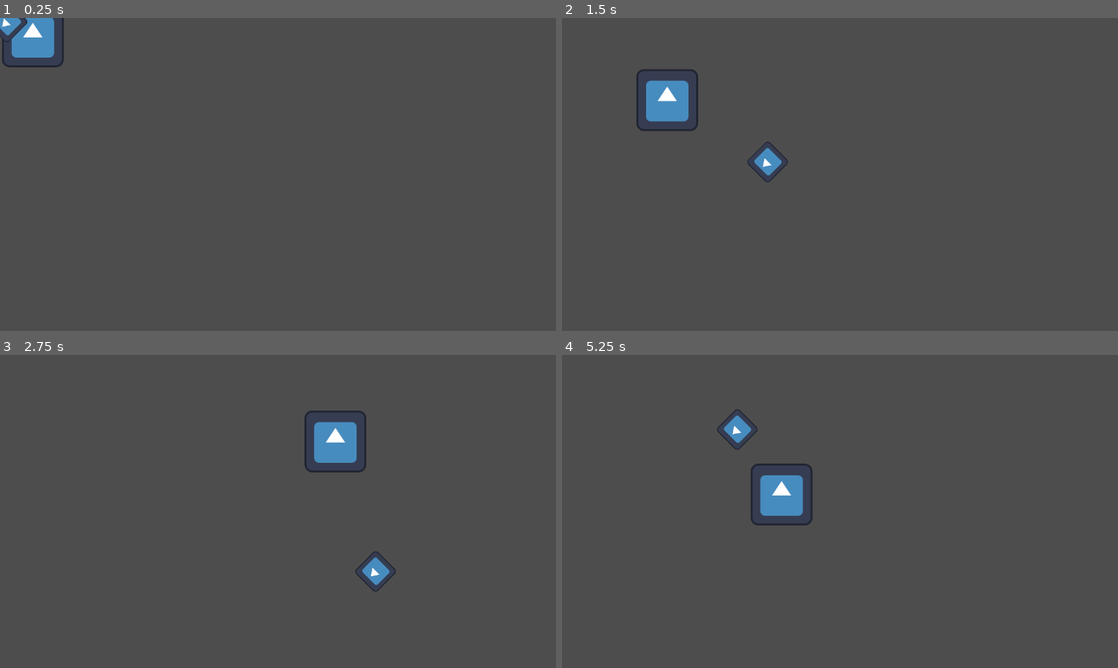
Above: before the commit, frames 1-4 (two rows, left to right).
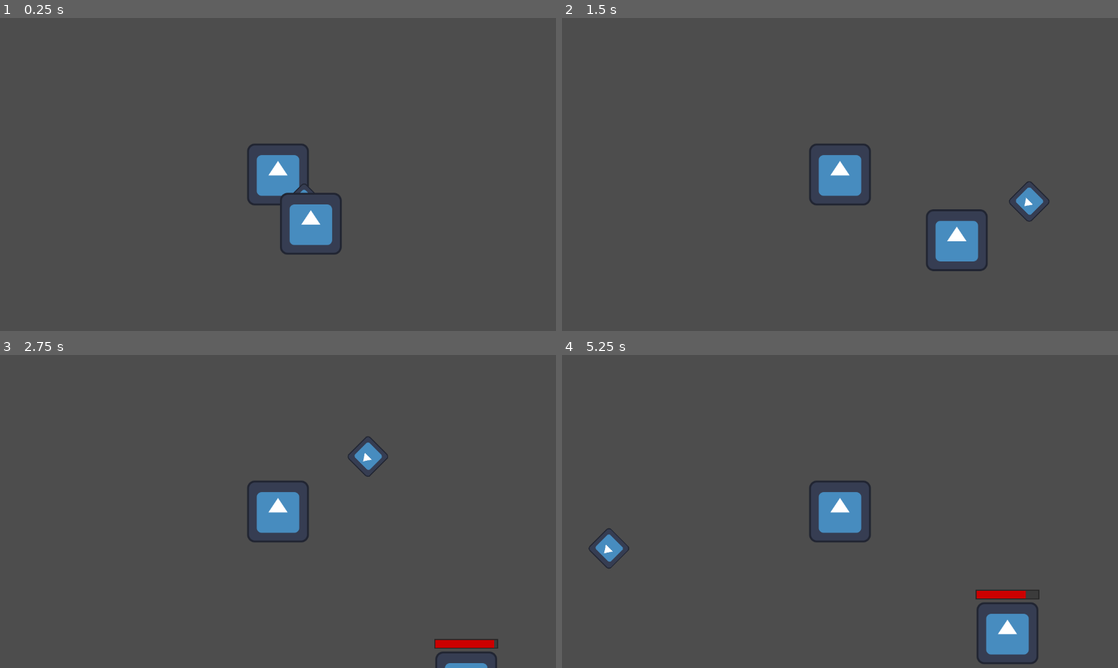
Above: after the commit, the same moments.

Repository: sayf63/Judgement_Engine
Game: Godot game, scene res://Entities/Player/Player.tscn
The game is run twice, just before and just after one commit, with the same random seed, the same clock (stepped at 60 frames per second) and the same inputs. The project has no main scene, so this scene is started directly. The engine's default icon, where the game draws it, is replaced by a stand-in: a white triangle on a blue panel in a dark square.
Inputs (mouse positions are in pixels of both pictures, inside the frame that each line leads up to):
- Up to frame 1 (0.25 s): no input
- Up to frame 2 (1.5 s): move the mouse to (962, 158) at 0.52 s; hold D (right) 0.53-1.28 s; hold A (anchor) 0.53-1.28 s; move the mouse to (728, 190) at 1.27 s; hold S (down) from 1.28 s (still down); tap Space (dash) at 1.35 s
- Up to frame 3 (2.75 s): move the mouse to (333, 442) at 2.02 s; release S (down) at 2.03 s; press the mouse at (333, 442) at 2.03 s; hold D (right) from 2.03 s (still down)
- Up to frame 4 (5.25 s): move the mouse to (812, 574) at 2.77 s; release D (right) at 2.78 s; release the mouse at (812, 574) at 2.78 s; hold W (up) 2.78-3.53 s; tap A (anchor) at 2.85 s; move the mouse to (1006, 558) at 3.52 s; hold S (down) from 3.53 s (still down); tap Space (dash) at 3.6 s; move the mouse to (673, 464) at 4.27 s; click (673, 464) at 4.35 s; move the mouse to (867, 511) at 5.02 s; hold A (anchor) from 5.03 s (still down)

The runs differ from the first frame. In frame 1, 3.7% of the frame differs, in the area x 0-62%, y 0-76%; in frame 2, 4.5%; in frame 3, 3.7%; in frame 4, 4.7%, in the area x 4-86%, y 17-99%.

Commit message:
added the basic AudioManager and updated the Enemy `take_damage()` to play a basic hit sfx :)

Diff:
--- a/judgement-engine/Entities/Enemies/BaseEnemy/enemy.gd
+++ b/judgement-engine/Entities/Enemies/BaseEnemy/enemy.gd
@@ -23,10 +23,11 @@
 	print(damage)
 	# Keeps enemy health between 0 and max_health
 	health = clamp(health, 0, max_health)
+	AudioManager.play("res://Assets/Audio/hitHurt.wav")
 	damaged.emit()
 
 # Internal
-func _physics_process(delta):
+func _physics_process(_delta):
 	if health <= 0:
 		die()
 
--- a/judgement-engine/Entities/Player/Player.tscn
+++ b/judgement-engine/Entities/Player/Player.tscn
@@ -7,6 +7,7 @@
 [ext_resource type="Script" uid="uid://b1jw371l2c5tt" path="res://Entities/Player/PlayerStateMachine/PlayerStates/player_idle.gd" id="5_hj1c0"]
 [ext_resource type="Script" uid="uid://llbfhas6et5t" path="res://Entities/Player/PlayerStateMachine/PlayerStates/player_moving.gd" id="6_x44r4"]
 [ext_resource type="Script" uid="uid://ghiu6bajqh63" path="res://Entities/Player/PlayerStateMachine/PlayerStates/player_dashing.gd" id="7_761t5"]
+[ext_resource type="PackedScene" uid="uid://cuws01826bgf7" path="res://Entities/Enemies/BaseEnemy/BaseEnemy.tscn" id="8_x44r4"]
 
 [sub_resource type="CapsuleShape2D" id="CapsuleShape2D_hj1c0"]
 radius = 16.0
@@ -47,3 +48,8 @@
 
 [node name="Moving" type="Node" parent="StateMachine" unique_id=2045006530]
 script = ExtResource("6_x44r4")
+
+[node name="base_enemy" parent="." unique_id=1742152106 instance=ExtResource("8_x44r4")]
+top_level = true
+
+[node name="Camera2D" type="Camera2D" parent="." unique_id=339764742]
--- a/judgement-engine/Entities/Player/Weapon/WeaponStateMachine/WeaponStates/weapon_swinging.gd
+++ b/judgement-engine/Entities/Player/Weapon/WeaponStateMachine/WeaponStates/weapon_swinging.gd
@@ -8,7 +8,7 @@
 	#entity.velocity = Vector2.ZERO
 	entity.reset_cooldown("Swinging")
 
-func do_physics_process(delta):
+func do_physics_process(_delta):
 	if (entity.position-target_position).length() < 100:
 		set_state("Moving")
 
--- a/judgement-engine/Entities/Player/player.gd
+++ b/judgement-engine/Entities/Player/player.gd
@@ -38,8 +38,8 @@
 
 		current_health = value
 
-@onready var Weapon = $PlayerWeapon
-@onready var States = $StateMachine
+@onready var weapon = $PlayerWeapon
+@onready var states = $StateMachine
 
 var cooldowns: Dictionary = {
 	"Dashing": DASH_COOLDOWN
--- /dev/null
+++ b/judgement-engine/Systems/AudioManager/audio_manager.gd
@@ -0,0 +1,33 @@
+extends Node
+
+var num_players = 8
+var bus = "master"
+
+var available = []  # The available players.
+var queue = []  # The queue of sounds to play.
+
+func _ready():
+	# Create the pool of AudioStreamPlayer nodes.
+	for i in num_players:
+		var player = AudioStreamPlayer.new()
+		add_child(player)
+		available.append(player)
+		player.finished.connect(_on_stream_finished.bind(player))
+		player.bus = bus
+
+
+func _on_stream_finished(stream):
+	# When finished playing a stream, make the player available again.
+	available.append(stream)
+
+
+func play(sound_path):
+	queue.append(sound_path)
+
+
+func _process(_delta):
+	# Play a queued sound if any players are available.
+	if not queue.is_empty() and not available.is_empty():
+		available[0].stream = load(queue.pop_front())
+		available[0].play()
+		available.pop_front()
--- a/judgement-engine/Systems/StateMachine/state.gd
+++ b/judgement-engine/Systems/StateMachine/state.gd
@@ -11,11 +11,11 @@
 	pass
 
 ## Called every frame
-func do_process(delta):
+func do_process(_delta):
 	pass
 
 ## Called every physics frame
-func do_physics_process(delta):
+func do_physics_process(_delta):
 	pass
 
 ## Called when the state is exited
--- a/judgement-engine/project.godot
+++ b/judgement-engine/project.godot
@@ -14,6 +14,10 @@
 config/features=PackedStringArray("4.6", "Forward Plus")
 boot_splash/image="uid://f4rssnykxxte"
 config/icon="uid://f4rssnykxxte"
+
+[autoload]
+
+AudioManager="*uid://ch2adtgllmqok"
 
 [display]
 
Not shown, added: judgement-engine/Assets/Audio/hitHurt.wav.import
Not shown, added: judgement-engine/Systems/AudioManager/audio_manager.gd.uid
Not shown, added: judgement-engine/Assets/Audio/hitHurt.wav
